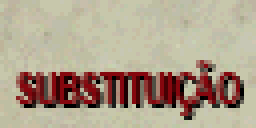
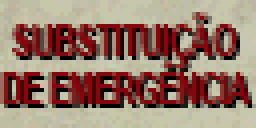
Revision of a layered 256×128 image; what changed, layer by layer:
added group "Editable" with 2 layers in group "PT-BR" over [0,12,252,104]
renamed "Texto" to "Text", moved it into group "Editable" over [0,12,252,116]
renamed "SUBSTITUIÇÃO" to "SUBSTITUIÇÃO DE EMERGÊNCIA", painted on it over [0,12,252,116]
